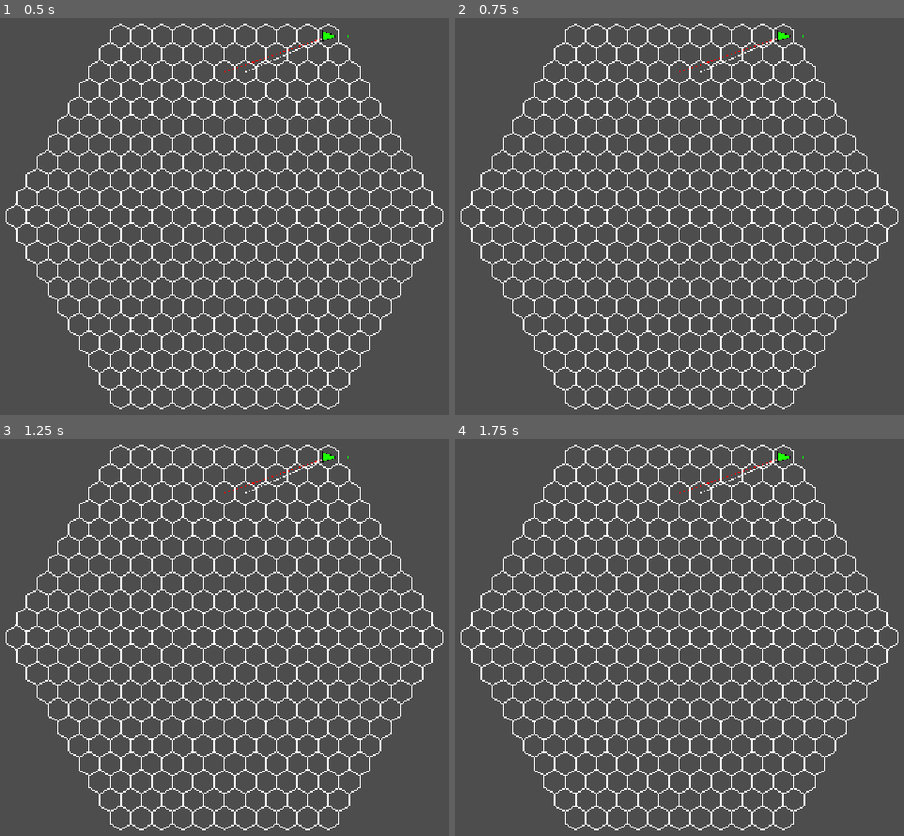
Above: before the commit, frames 1-4 (two rows, left to right).
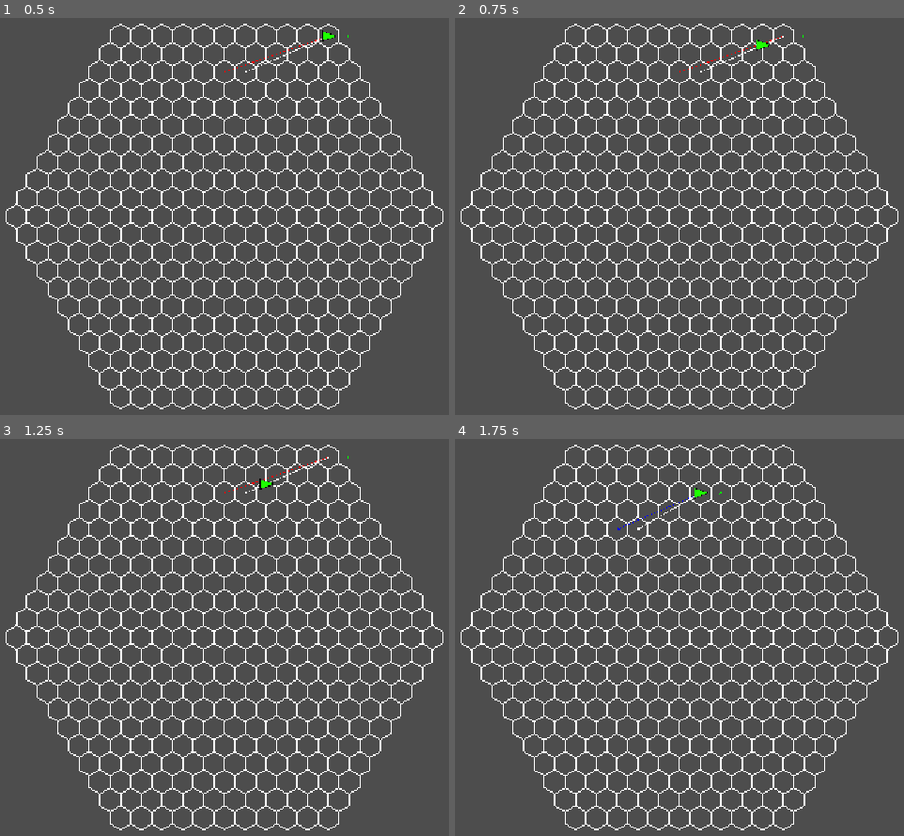
Above: after the commit, the same moments.

Repository: Idandot/Space-Arena
Game: Godot game, scene res://Base Class/Arena.tscn
Same seed, same stepped clock (60 frames per second), same inputs: the game is played once before the commit and once after it.
Inputs:
- Up to frame 1 (0.5 s): no input
- Up to frame 2 (0.75 s): tap Enter at 0.5 s
- Up to frame 3 (1.25 s): no input
- Up to frame 4 (1.75 s): no input

Frame 1 is identical in both runs. In frame 2, less than 0.1% of the frame differs, in the area x 67-75%, y 3-9%; in frame 3, 0.1%; in frame 4, 0.2%, in the area x 36-78%, y 3-23%.

Commit message:
BC 0.1.3.8 Cleaning
+ TurnManager баги исправлены
+ Actor более чистый класс
+ TurnManager зависит от gameConfig
+ новый импульс reaction не позволяющий кораблю врезаться в стену
+ Из сигналов анимации убран мусорный coeff

Diff:
--- a/Autoload Class/TurnManager.gd
+++ b/Autoload Class/TurnManager.gd
@@ -1,22 +1,26 @@
 extends Node
 class_name TurnManager
-
-#Вынести в ресурс в будущем
-@export var max_round = 9
 
 var _starting_actors: Array[Actor] = []
 var _alive_actors: Array[Actor] = []
 var _turn_queue: Array[Actor] = []
 var _current_actor: Actor
 var _current_round := 0
-enum game_states {INACTIVE, ACTIVE}
+var _max_round := 10
 var _current_game_state := game_states.INACTIVE
 
-#по необходимости добавить сюда сигналы для внешних систем
+enum game_states {INACTIVE, ACTIVE}
+enum end_game_reason {ROUND_LIMIT, ALL_DEAD, LAST_STANDING, MANUAL}
+
+signal game_started(game_config: GameConfig)
+signal round_started(new_round: int)
+signal turn_started(actor: Actor)
+signal game_ended(reason: String)
 
 ##начинает игровой цикл
-func start_game(actors: Array[Actor]) -> void:
-	await get_tree().create_timer(2).timeout
+func start_game(actors: Array[Actor], game_config: GameConfig) -> void:
+	#Для задержки начала игры, если нужно снять видео
+	#await get_tree().create_timer(2).timeout
 	if _current_game_state != game_states.INACTIVE:
 		push_warning("Game is already started")
 		return
@@ -24,27 +28,43 @@
 		push_error("Cannot start game without actors")
 		return
 
+	if game_config.has_meta("max_round"):
+		_max_round = game_config.max_round
 
 	_current_game_state = game_states.ACTIVE
 
-	_current_round = 1
+	_current_round = 0
 
 	_starting_actors = actors
 	_alive_actors = _starting_actors
 	for actor in _starting_actors:
 		actor.turn_ended.connect(_on_turn_ended)
+		actor.killed.connect(_on_actor_killed)
 
 	print("Turn Manager: turn started with %d actors" % actors.size())
-	_create_turn_queue()
 	_start_next_turn()
 
+	game_started.emit(game_config)
+
 ##завершает игровой цикл
-func end_game() -> void:
+func end_game(eg_reason: end_game_reason) -> void:
 	if _current_game_state == game_states.INACTIVE:
 		return
 
 	for actor in _starting_actors:
 		actor.turn_ended.disconnect(_on_turn_ended)
+
+	var reason: String = ""
+	match eg_reason:
+		end_game_reason.ROUND_LIMIT:
+			reason = "Round limit"
+		end_game_reason.ALL_DEAD:
+			reason = "All dead"
+		end_game_reason.LAST_STANDING:
+			reason = "Last standing"
+		_:
+			reason = "Manual"
+	game_ended.emit(reason)
 
 	_current_game_state = game_states.INACTIVE
 
@@ -69,17 +89,19 @@
 		return
 	if _turn_queue.is_empty():
 		_current_round += 1
-		if _current_round > max_round:
-			end_game()
+		if _current_round > _max_round:
+			end_game(end_game_reason.ROUND_LIMIT)
 			return
 		_create_turn_queue()
 		if _turn_queue.is_empty():
-			end_game()
+			end_game(end_game_reason.ALL_DEAD)
 			return
+		round_started.emit(_current_round)
 
 	_current_actor = _turn_queue[0]
 	_turn_queue.remove_at(0)
 	_current_actor.take_turn()
+	turn_started.emit(_current_actor)
 
 func _on_turn_ended(actor: Actor):
 	if _current_game_state != game_states.ACTIVE:
@@ -95,6 +117,7 @@
 	_start_next_turn()
 
 func _check_victory_conditions():
+	#В будущем реализую
 	pass
 
 func _sort_actors_by_initiative(actors: Array[Actor]) -> Array[Actor]:
@@ -115,3 +138,7 @@
 	_alive_actors = _sort_actors_by_initiative(_alive_actors)
 
 	_turn_queue = _alive_actors.duplicate()
+
+func _on_actor_killed(killed_actor: Actor):
+	if killed_actor == _current_actor:
+		_start_next_turn()
--- a/Base Class/Actor.gd
+++ b/Base Class/Actor.gd
@@ -5,28 +5,42 @@
 signal setup_started(config: ActorConfig)
 signal turn_ended(actor: Actor)
 signal turn_started(actor: Actor)
+signal killed(actor: Actor)
 
-@export var modules: Array[PackedScene] = []
+var _initiative: int = 0
+var _is_alive: bool = true
+var _turn_await: float = 1.6
 
-var _initiative = 0
-var _is_alive = true
+func setup(config: ActorConfig) -> void:
+	if not config:
+		push_error("no config, setup aborted")
+		return
 
-func setup(config: ActorConfig):
+	_is_alive = true
+
 	setup_started.emit(config)
+	_initiative = config.get_meta("initiative", 0)
 
-func take_turn():
+func take_turn() -> void:
+	if !_is_alive:
+		return
+
 	emit_signal("turn_started", self)
-	await get_tree().create_timer(1).timeout
+
+	#Временно, будет перемещено в компонент Controller!
+	await get_tree().create_timer(_turn_await).timeout
+
 	end_turn()
 
-func start_movement_phase():
-	pass
-
-func end_turn():
+func end_turn() -> void:
 	emit_signal("turn_ended", self)
 
-func get_initiative():
+func get_initiative() -> int:
 	return _initiative
 
-func is_alive():
+func is_alive() -> bool:
 	return _is_alive
+
+func kill() -> void:
+	_is_alive = false
+	killed.emit(self)
--- a/Base Class/Arena.gd
+++ b/Base Class/Arena.gd
@@ -39,7 +39,7 @@
 		actors.append(actor)
 
 	#Можно начинать игру
-	_turn_manager.start_game(actors)
+	_turn_manager.start_game(actors, game_config)
 
 func _find_spawn_points() -> Array[Vector2i]:
 	var spawn_points: Array[Vector2i] = []
--- a/Base Class/HexRigidbody.gd
+++ b/Base Class/HexRigidbody.gd
@@ -8,15 +8,14 @@
 var _axial_position = Vector2i.ZERO
 #Текущая скорость тела, применяется в конце хода
 var _velocity = Vector2i.ZERO
+#Смещение тела с учетом скорости и обьектов на пути
+var _displacement = Vector2i.ZERO
 #Скорость с прошлого хода
 var _previous_velocity = Vector2i.ZERO
 #Одноразовые изменения скорости
 var _impulse_dict: Dictionary[String, Vector2i] = {}
 #Постоянные силы действующие на тело
 var _force_dict: Dictionary[String, Vector2i] = {}
-
-var _scal_prev_vel := 0
-var _scal_new_vel := 0
 
 @onready var parent: Actor = self.get_parent()
 @onready var event_bus: Node
@@ -34,7 +33,6 @@
 
 func set_axial_position(axial: Vector2i):
 	_axial_position = axial
-	_axial_position = AxialUtilities.axial_clamp(_axial_position, HexGridClass.get_grid_radius())
 	parent.position = AxialUtilities.axial_to_world(_axial_position)
 
 func get_axial_position() -> Vector2i:
@@ -57,11 +55,12 @@
 		"previous_velocity": _previous_velocity,
 		"impulse_dict": _impulse_dict.duplicate(),
 		"force_dict": _force_dict.duplicate(),
-		"result": calculate_velocity()
+		"result": calculate_velocity(),
 	}
 
 func _commit_velocity():
 	_velocity = calculate_velocity()
+
 	_previous_velocity = _velocity
 	_impulse_dict.clear()
 
@@ -70,10 +69,18 @@
 		dict[force_name] = Vector2i.ZERO
 
 func _apply_velocity():
-
 	set_axial_position(_axial_position + _velocity)
 
-
+func _calculate_displacement(velocity: Vector2i) -> Vector2i:
+	var path = AxialUtilities.decompose_vector(velocity)
+	var displacement = Vector2i.ZERO
+	for link in path:
+		var predicted_position = _axial_position + displacement + link
+		var clamped_position = AxialUtilities.axial_clamp(predicted_position, HexGridClass.get_grid_radius())
+		if clamped_position != predicted_position:
+			break
+		displacement += link
+	return displacement
 
 func add_force(force_name: String, value: Vector2i):
 	_register_impact(_force_dict, force_name)
@@ -90,16 +97,24 @@
 	velocity_changed.emit(get_velocity_data())
 
 func _on_turn_start(_actor: Actor):
+	var _theoretical_velocity = calculate_velocity()
+	_displacement = _calculate_displacement(_theoretical_velocity)
+	var _reaction = _displacement - _theoretical_velocity
+	add_impulse("reaction", _reaction)
+
+	await get_tree().create_timer(0.5).timeout
+	_planning_completed()
+
+func _planning_completed():
 	_commit_velocity()
 	_start_movement_animation()
 
-
 func _on_setup(_config: ActorConfig):
 	set_axial_position(_config.spawn_point)
+
+	#Временно для дебага!
 	add_force("gravity", Vector2i(1, 0))
 	add_impulse("throw", Vector2i(-6, 2))
 
 func _start_movement_animation():
-	_scal_new_vel = AxialUtilities.distance(_velocity)
-	ship_mediator.call_movement_ended(_velocity, _scal_new_vel - _scal_prev_vel)
-	_scal_prev_vel = _scal_new_vel
+	ship_mediator.call_movement_ended(_velocity)
--- a/Base Class/ShipMediator.gd
+++ b/Base Class/ShipMediator.gd
@@ -1,7 +1,7 @@
 extends Node
 class_name ShipMediator
 
-signal movement_ended(to: Vector2i, coeff: int)
+signal movement_ended(to: Vector2i)
 
-func call_movement_ended(to: Vector2i, coeff:=0):
-	movement_ended.emit(to, coeff)
+func call_movement_ended(to: Vector2i):
+	movement_ended.emit(to)
--- a/Base Class/VectorVisualizer.gd
+++ b/Base Class/VectorVisualizer.gd
@@ -73,6 +73,7 @@
 
 func _update_visuals():
 	queue_redraw()
+	position = Vector2.ZERO
 
 func _hex_rigidbody_visualization(velocity_data: Dictionary[String, Variant]):
 
--- a/Base Class/Visualizer.gd
+++ b/Base Class/Visualizer.gd
@@ -11,6 +11,8 @@
 func _ready():
 	if parent.has_signal("turn_started"):
 		parent.connect("turn_started", _queue_redraw)
+	if parent.has_signal("turn_ended"):
+		parent.connect("turn_ended", _reset_position)
 	if parent.has_signal("setup_started"):
 		parent.connect("setup_started", _setup)
 	if parent.has_signal("facing_changed"):
@@ -30,7 +32,11 @@
 		draw_colored_polygon(texture.points, texture.fill_color)
 
 func _queue_redraw(_actor: Actor) -> void:
+	position = Vector2i.ZERO
 	queue_redraw()
+
+func _reset_position(_actor: Actor) -> void:
+	position = Vector2i.ZERO
 
 func _setup(config: ActorConfig):
 	if texture == null:
@@ -42,24 +48,14 @@
 	rotation = deg_to_rad(facing.get_current_angle())
 	queue_redraw()
 
-func _movement_animation(to_ax: Vector2i, a_coef:= 0):
+func _movement_animation(to_ax: Vector2i):
 	var to_w = AxialUtilities.axial_to_world(to_ax)
 
-	var ease_type = _determine_ease_type(a_coef)
 	var duration = animation_duration
 
 	if tween:
 		tween.kill()
 
 	tween = create_tween()
-	tween.tween_property(self, "position", to_w, duration).set_ease(ease_type)
+	tween.tween_property(self, "position", to_w, duration)
 	position = Vector2.ZERO
-
-
-func _determine_ease_type(coeff: int) -> int:
-	if coeff > 1:
-		return Tween.EaseType.EASE_OUT
-	elif coeff < 1:
-		return Tween.EaseType.EASE_IN
-	else:
-		return Tween.EaseType.EASE_IN_OUT
--- a/Resources/ActorConfigs/ActorConfig.gd
+++ b/Resources/ActorConfigs/ActorConfig.gd
@@ -3,6 +3,7 @@
 
 @export var scene: PackedScene
 @export var color: Color
-@export var unique_spawnpoint: bool
+@export var unique_spawnpoint: bool = false
 @export var spawn_point: Vector2i
-@export var initial_facing: String
+@export var initial_facing: String = "L"
+@export var initiative: int = 0
--- a/Resources/Game Configs/Debug.tres
+++ b/Resources/Game Configs/Debug.tres
@@ -7,3 +7,4 @@
 [resource]
 script = ExtResource("2_ijpqw")
 actors_data = Array[ExtResource("1_lpy5o")]([ExtResource("1_737vn")])
+max_round = 9
--- a/Resources/Game Configs/GameConfig.gd
+++ b/Resources/Game Configs/GameConfig.gd
@@ -4,3 +4,4 @@
 @export var actors_data: Array[ActorConfig] = [
 
 ]
+@export var max_round: int = 10
